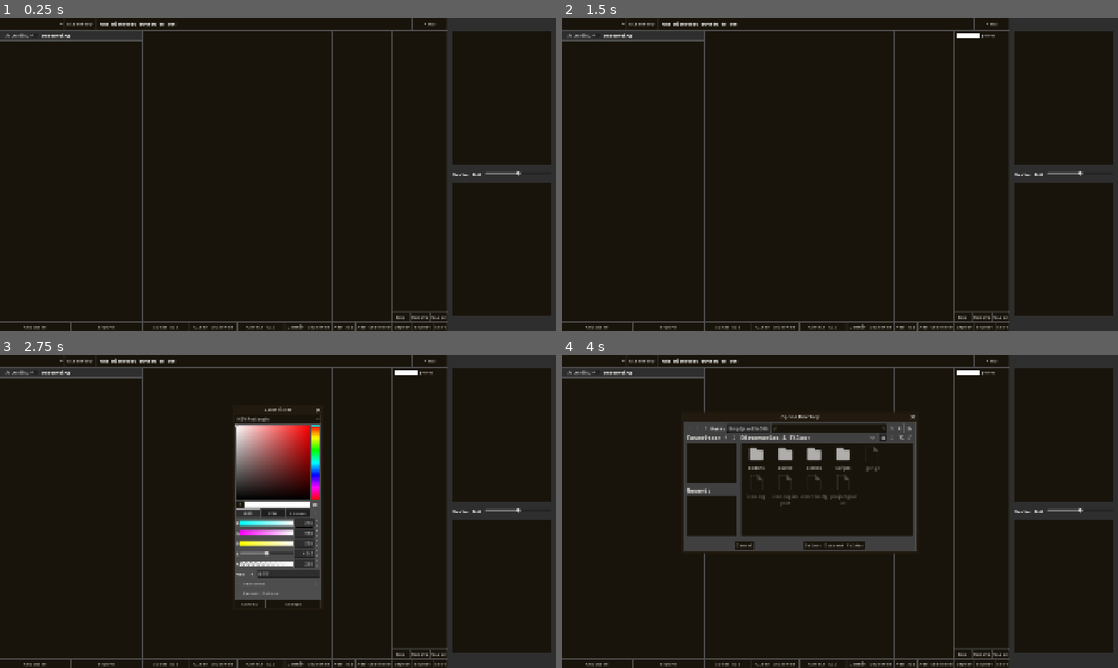
Above: before the commit, frames 1-4 (two rows, left to right).
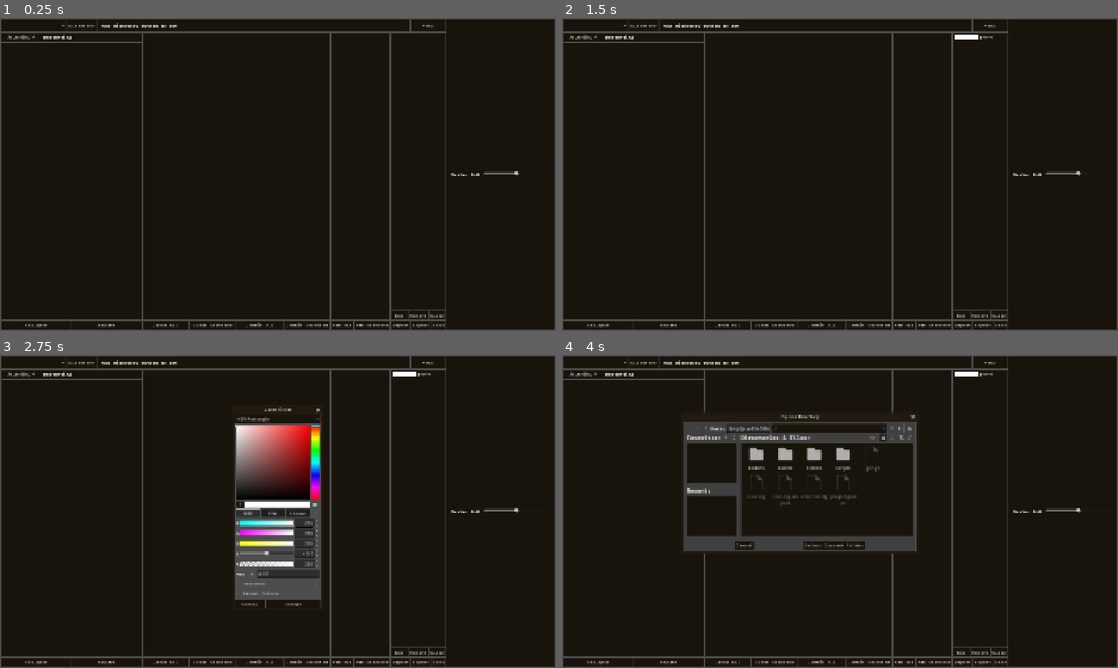
Above: after the commit, the same moments.

Repository: qaptoR/SVGreColorizer
Game: Godot game, scene res://scenes/main/main.tscn
Same seed, same stepped clock (60 frames per second), same inputs: the game is played once before the commit and once after it.
Inputs:
- Up to frame 1 (0.25 s): no input
- Up to frame 2 (1.5 s): click "New" at 0.5 s; click "Accept" at 1.25 s
- Up to frame 3 (2.75 s): click "New" at 2 s
- Up to frame 4 (4 s): click "Accept" at 2.75 s; click "Directory" at 3.5 s

The runs differ from the first frame. In frame 1, 10% of the frame differs, in the area x 0-100%, y 0-100%; in frame 2, 10%; in frame 3, 10%; in frame 4, 10%.

Commit message:
small fixes:
tree sort button panel matches theme
resetting colors from theme color menu no longer resets all settings

Diff:
--- a/scenes/color_menu/color_menu.gd
+++ b/scenes/color_menu/color_menu.gd
@@ -55,6 +55,6 @@
 
 
 func _on_reset_button_pressed() -> void:
-    AppState.generate_user_settings()
+    AppState.generate_user_settings(GE.SettintsReset.THEME)
     Colorist.update_colors(_Main_.theme, AppState.app_data)
     hide()
--- a/scenes/main/main.tscn
+++ b/scenes/main/main.tscn
@@ -13,88 +13,74 @@
 [ext_resource type="PackedScene" uid="uid://besj5jhe1v3aw" path="res://scenes/save_image_dialog/save_image_dialog.tscn" id="10_a8run"]
 [ext_resource type="Script" uid="uid://n064jvf4lwhp" path="res://scenes/main/file_dialog.gd" id="11_ouso4"]
 
-[node name="Main" type="Control" unique_id=769434814]
-layout_mode = 3
+[node name="Main" type="MarginContainer" unique_id=601330459]
 anchors_preset = 15
 anchor_right = 1.0
 anchor_bottom = 1.0
 grow_horizontal = 2
 grow_vertical = 2
 theme = ExtResource("1_6q06x")
+theme_override_constants/margin_left = 6
+theme_override_constants/margin_top = 6
+theme_override_constants/margin_right = 6
+theme_override_constants/margin_bottom = 6
 script = ExtResource("2_hujxm")
-metadata/_edit_lock_ = true
-metadata/_edit_group_ = true
 
-[node name="Control" type="Control" parent="." unique_id=556442247]
-custom_minimum_size = Vector2(1920, 1080)
-anchors_preset = 0
-offset_right = 1920.0
-offset_bottom = 1080.0
+[node name="Static" type="HBoxContainer" parent="." unique_id=774233]
+layout_mode = 2
 size_flags_horizontal = 3
 size_flags_vertical = 3
 
-[node name="Static" type="HBoxContainer" parent="Control" unique_id=774233]
-layout_mode = 1
-anchors_preset = 15
-anchor_right = 1.0
-anchor_bottom = 1.0
-grow_horizontal = 2
-grow_vertical = 2
-size_flags_horizontal = 3
-size_flags_vertical = 3
-
-[node name="Interface" type="VBoxContainer" parent="Control/Static" unique_id=1419567086]
+[node name="Interface" type="VBoxContainer" parent="Static" unique_id=1419567086]
 layout_mode = 2
 size_flags_horizontal = 3
 
-[node name="MenuBarView" parent="Control/Static/Interface" unique_id=297528962 instance=ExtResource("3_yyfjg")]
+[node name="MenuBarView" parent="Static/Interface" unique_id=297528962 instance=ExtResource("3_yyfjg")]
 layout_mode = 2
 color_icon__ = ExtResource("4_blune")
 
-[node name="Views" type="HBoxContainer" parent="Control/Static/Interface" unique_id=163143814]
+[node name="Views" type="HBoxContainer" parent="Static/Interface" unique_id=163143814]
 layout_mode = 2
 size_flags_vertical = 3
 
-[node name="TreeView" parent="Control/Static/Interface/Views" unique_id=2069561359 instance=ExtResource("1_hyk8p")]
+[node name="TreeView" parent="Static/Interface/Views" unique_id=2069561359 instance=ExtResource("1_hyk8p")]
 layout_mode = 2
 size_flags_stretch_ratio = 0.75
 
-[node name="QueueView" parent="Control/Static/Interface/Views" unique_id=1259188829 node_paths=PackedStringArray("_ConfirmCommitDialog__") instance=ExtResource("2_k2fmo")]
+[node name="QueueView" parent="Static/Interface/Views" unique_id=1259188829 node_paths=PackedStringArray("_ConfirmCommitDialog__") instance=ExtResource("2_k2fmo")]
 layout_mode = 2
 _ConfirmCommitDialog__ = NodePath("../../../../Popups/ConfirmCommitDialog")
 
-[node name="SwatchView" parent="Control/Static/Interface/Views" unique_id=1648839038 instance=ExtResource("3_l3cfh")]
+[node name="SwatchView" parent="Static/Interface/Views" unique_id=1648839038 instance=ExtResource("3_l3cfh")]
 layout_mode = 2
 size_flags_stretch_ratio = 0.6
 
-[node name="Previews" parent="Control/Static" unique_id=367433319 instance=ExtResource("5_ow5a4")]
+[node name="Previews" parent="Static" unique_id=367433319 instance=ExtResource("5_ow5a4")]
 layout_mode = 2
 
-[node name="Popups" type="Control" parent="Control" unique_id=1338659816]
-anchors_preset = 0
-offset_right = 1920.0
-offset_bottom = 1080.0
+[node name="Popups" type="Control" parent="." unique_id=1338659816]
+layout_mode = 2
 size_flags_horizontal = 3
 size_flags_vertical = 3
 mouse_filter = 2
 
-[node name="ColorPickerPopup" parent="Control/Popups" unique_id=905093620 instance=ExtResource("2_iuonh")]
+[node name="ColorPickerPopup" parent="Popups" unique_id=905093620 instance=ExtResource("2_iuonh")]
 visible = false
 
-[node name="ColorMenu" parent="Control/Popups" unique_id=1275559221 instance=ExtResource("9_b1x3f")]
+[node name="ColorMenu" parent="Popups" unique_id=1275559221 instance=ExtResource("9_b1x3f")]
 visible = false
 
-[node name="SaveImageDialog" parent="Control/Popups" unique_id=103571238 instance=ExtResource("10_a8run")]
+[node name="SaveImageDialog" parent="Popups" unique_id=103571238 instance=ExtResource("10_a8run")]
 visible = false
 
-[node name="FileDialog" type="FileDialog" parent="Control/Popups" unique_id=2048962686]
+[node name="FileDialog" type="FileDialog" parent="Popups" unique_id=2048962686]
 oversampling_override = 1.0
 title = "Select Icon Directory"
 position = Vector2i(0, 36)
 size = Vector2i(1076, 620)
 script = ExtResource("11_ouso4")
 
-[node name="ConfirmCommitDialog" type="ConfirmationDialog" parent="Control/Popups" unique_id=785085520]
+[node name="ConfirmCommitDialog" type="ConfirmationDialog" parent="Popups" unique_id=785085520]
 oversampling_override = 1.0
 position = Vector2i(0, 36)
 size = Vector2i(429, 102)
--- a/scripts/libraries/app_state.gd
+++ b/scripts/libraries/app_state.gd
@@ -24,12 +24,23 @@
             'Failed to load user settings. Generating defaults',
             'app_state.gd'
         )
-        generate_user_settings()
+        generate_user_settings(GE.SettintsReset.ALL)
 
 
-static func generate_user_settings() -> void:
-    app_data = AppData.new()
-    app_data.default_directory = OS.get_system_dir(OS.SYSTEM_DIR_PICTURES) + '/'
+static func generate_user_settings(what_ :int) -> void:
+    match what_:
+        GE.SettintsReset.THEME:
+            var _old_data_ :AppData = app_data
+            app_data = AppData.new()
+            app_data.color_picker_shape = _old_data_.color_picker_shape
+            app_data.confirm_commit = _old_data_.confirm_commit
+            app_data.favorite_directories = _old_data_.favorite_directories
+            app_data.recent_import_palette = _old_data_.recent_import_palette
+            app_data.default_directory = _old_data_.default_directory
+        GE.SettintsReset.ALL:
+            app_data = AppData.new()
+            app_data.default_directory = OS.get_system_dir(OS.SYSTEM_DIR_PICTURES) + '/'
+
     save_settings(GC.SETTINGS_PATH, app_data)
 
 
--- a/scripts/libraries/colorist.gd
+++ b/scripts/libraries/colorist.gd
@@ -7,9 +7,10 @@
         'ItemList': ['+', 'panel'],
         'Tree': ['-', 'selected', 'selected_focus'],
         'Panel': [],
+        'PanelContainer': [],
         'Button': ['-', 'disabled', 'focus'],
         'MenuButton': [],
-        'Window': [],
+        # 'Window': [],
         'OptionButton': [],
     },
     'border_color': {
--- a/scripts/libraries/enums.gd
+++ b/scripts/libraries/enums.gd
@@ -9,6 +9,8 @@
 enum File_Dialog { PARSE, IMPORT, EXPORT, SAVE }
 enum SaveImageDialogue { PREVIEW, QUEUE }
 
+enum SettintsReset { THEME, ALL }
+
 enum MenuId {
     COLORS, IMAGE,
     DIRECTORY, CLEAR_PALETTE,
